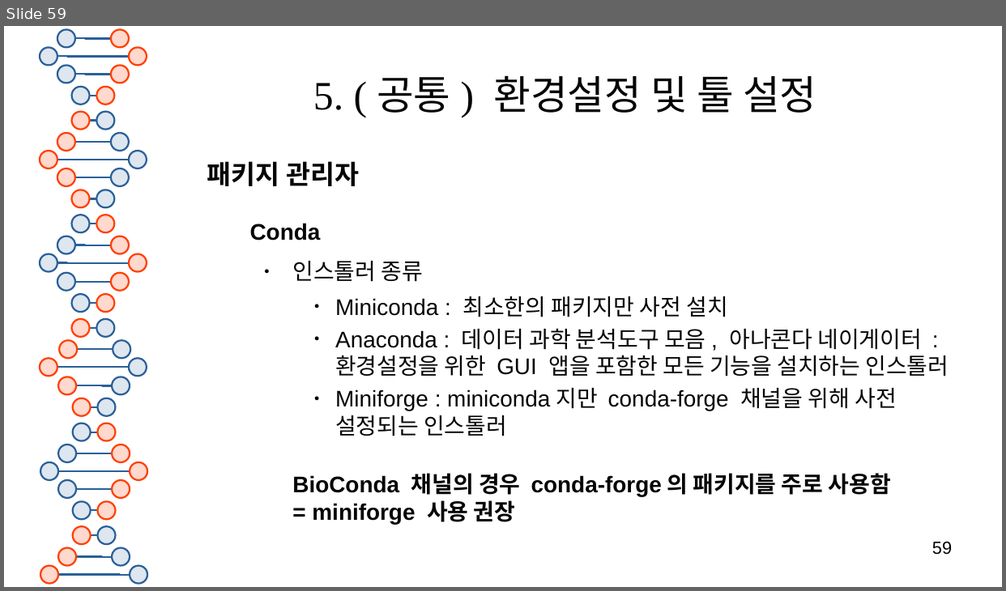
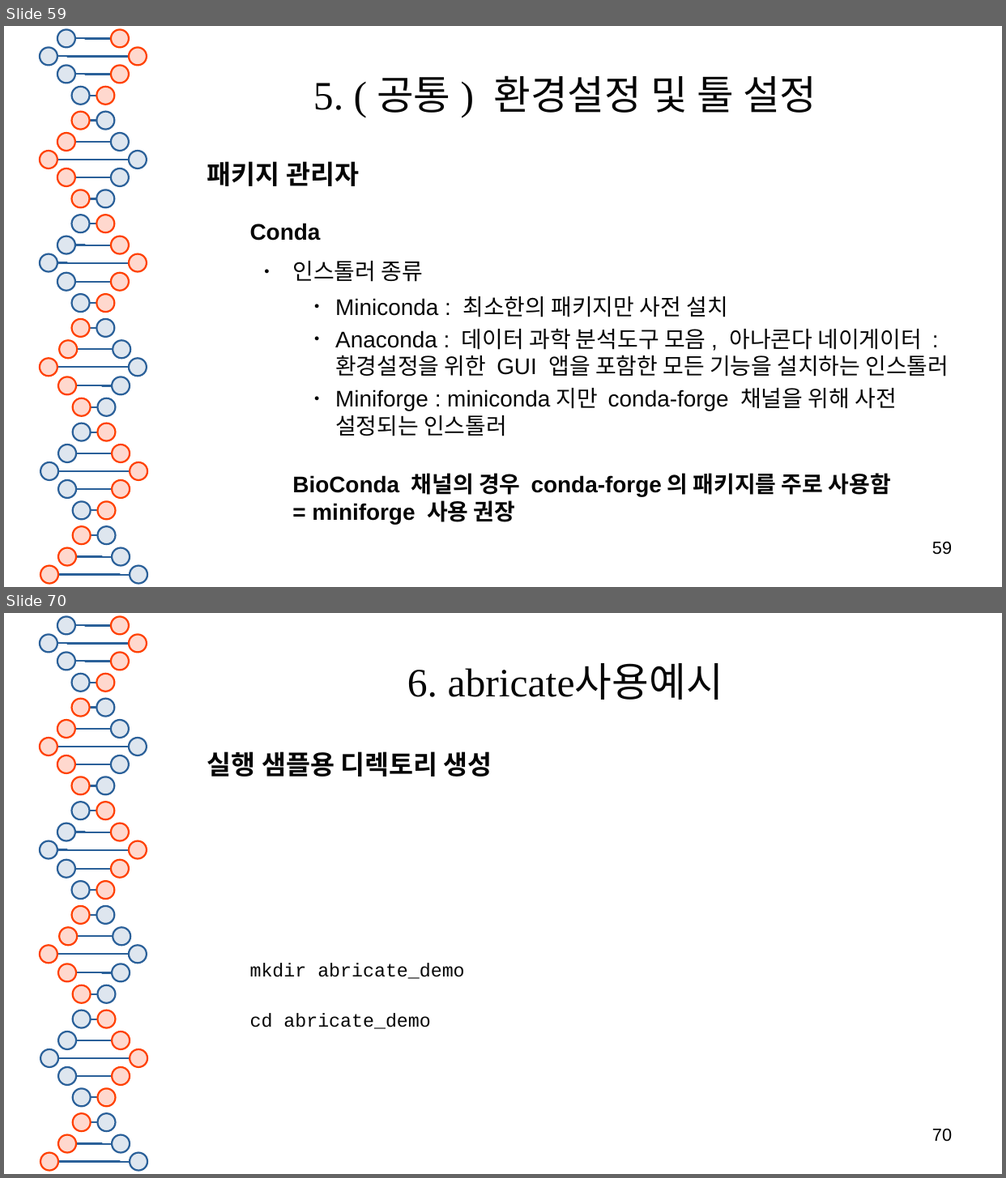
Before and after one commit to SHINKHO/bioinformatics_phase, a slide deck: docs/bioinformatics툴_분석.odp. Shown one above the other, each under a label of ours: slide 59 before the commit, slides 59 and 70 after it; the slides between them are not shown. The pictures are 1006x591 and 1006x1178 pixels, drawn with LibreOffice and Linux fonts; fonts in the diff are those of the drawing. Boxes give left, top, right and bottom in pixels: in the first picture for what was removed or moved away, otherwise in the second. Text is boxed around its words. In the diff, an @@ line names an element or a change of style, - is before the commit and + after.

Commit message:
1차 완성 , 샘플 데이터들 생성

```diff
--- a/docs/bioinformatics툴_분석.odp
+++ b/docs/bioinformatics툴_분석.odp
@@ slide 70 added at (x1=4, y1=613, x2=1002, y2=1174), background #FFFFFF; not listed: 81 template elements that a slide beside it also shows @@
@@ title added at (x1=407, y1=665, x2=723, y2=700), 32 pt, text #050505 @@
+6. abricate사용예시
@@ text added at (x1=207, y1=752, x2=492, y2=1029), 15 pt, text #050505 @@
+실행 샘플용 디렉토리 생성
+  mkdir abricate_demo
+  cd abricate_demo
@@ page number added at (x1=932, y1=1129, x2=952, y2=1142), 14 pt, text #000000 @@
+70
```
Also in this commit, not shown: 4 slides changed, 10 other slides added, 4 other files.
